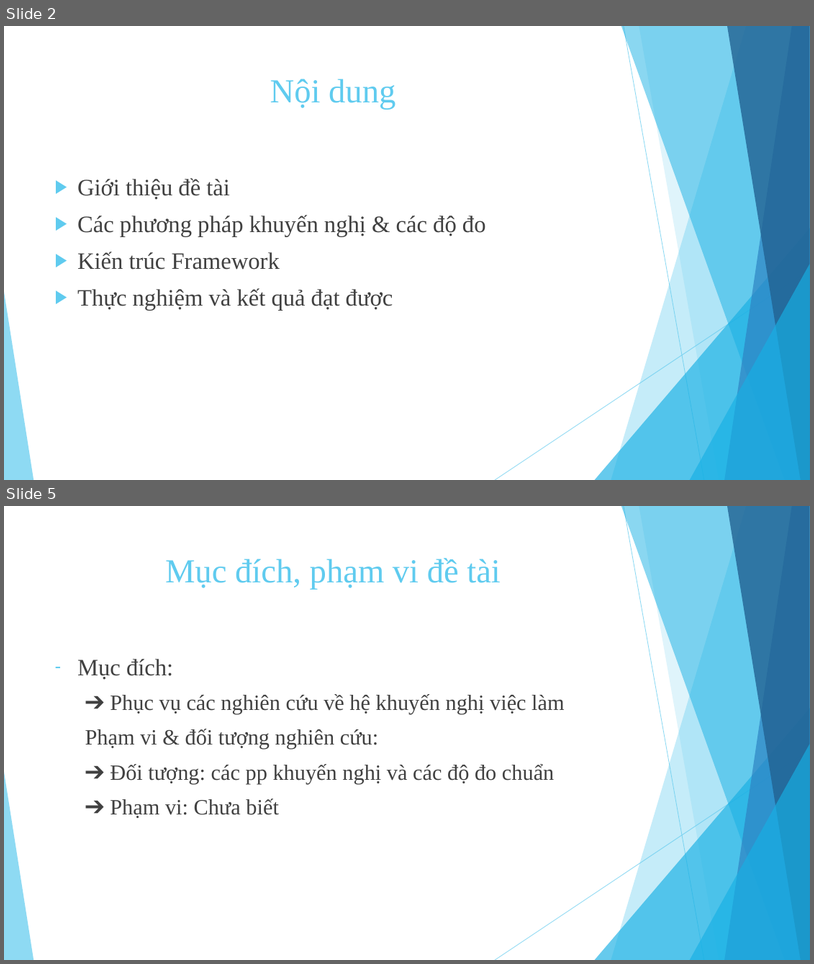
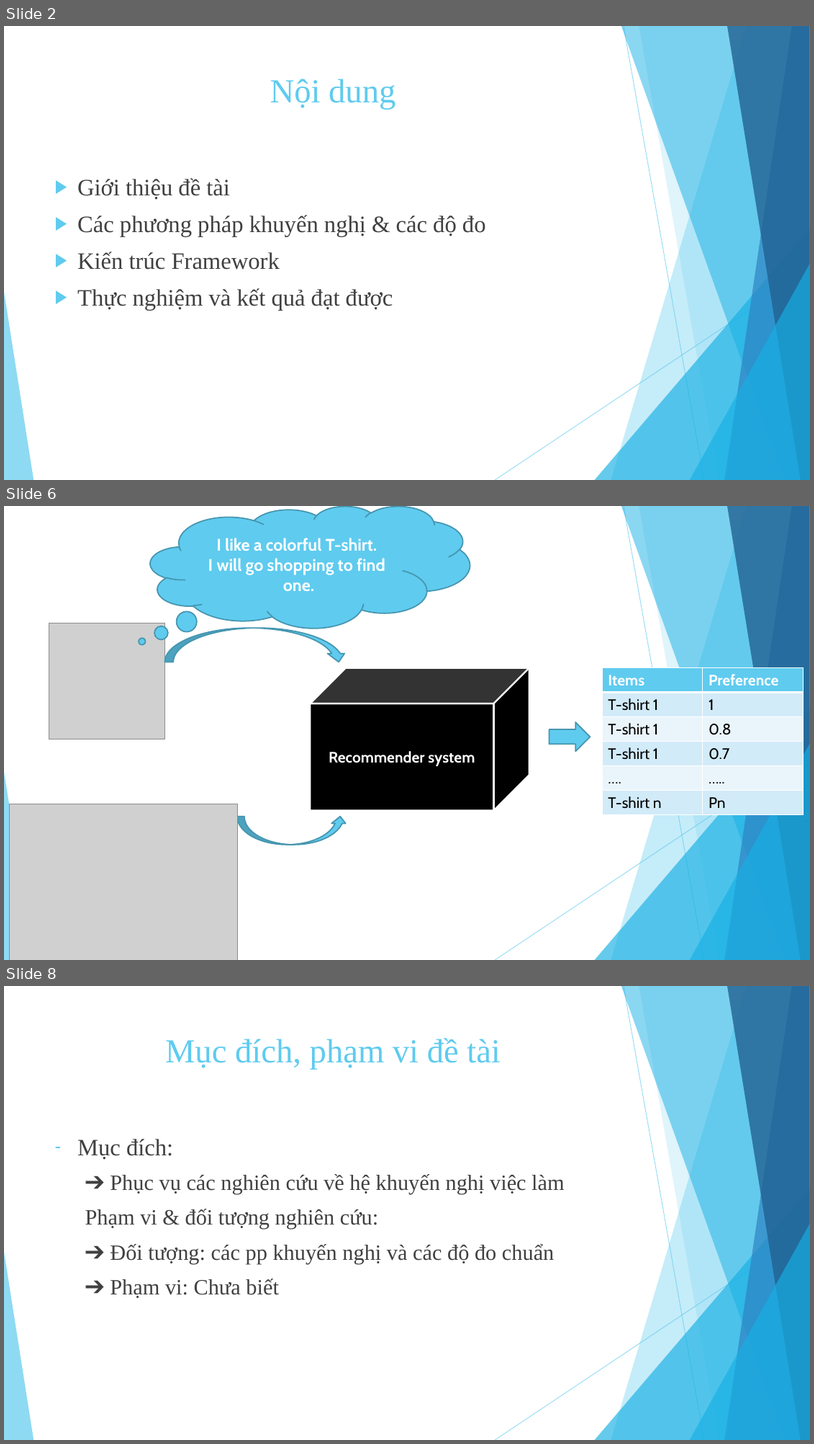
Before and after one commit to tuyennta/JobRecSys, a slide deck: Documents/Báo cáo/Bao cao KLTN.pptx. Shown one above the other, each under a label of ours: slides 2 and 5 before the commit, slides 2, 6 and 8 after it; the slides between them are not shown. The pictures are 814x964 and 814x1444 pixels, drawn with LibreOffice and Linux fonts; fonts in the diff are those of the drawing; grey boxes stand for pictures. Boxes give left, top, right and bottom in pixels: in the first picture for what was removed or moved away, otherwise in the second. Text is boxed around its words. In the diff, an @@ line names an element or a change of style, - is before the commit and + after.

```diff
--- a/Documents/Báo cáo/Bao cao KLTN.pptx
+++ b/Documents/Báo cáo/Bao cao KLTN.pptx
@@ slide 6 added at (x1=4, y1=506, x2=810, y2=960), background #FFFFFF; not listed: 10 template elements that a slide beside it also shows @@
@@ thought cloud added at (x1=150, y1=506, x2=471, y2=628), fill #5FCBEF, outline #4696B1 1.5 pt, 20 pt, text #FFFFFF, bold @@
+I like a colorful T-shirt.
+I will go shopping to find one.
@@ picture added at (x1=49, y1=623, x2=165, y2=739) @@
@@ curved down arrow added at (x1=165, y1=628, x2=347, y2=662), fill #5FCBEF, outline #4696B1 1.5 pt @@
@@ cube added at (x1=310, y1=667, x2=529, y2=811), fill #000000, outline #FFFFFF 2 pt, 18 pt, text #FFFFFF, bold @@
+Recommender system
@@ table added at (x1=602, y1=667, x2=803, y2=815), 6 rows, 2 columns @@
+Items | Preference
+T-shirt 1 | 1
+T-shirt 1 | 0.8
+T-shirt 1 | 0.7
+…. | …..
+T-shirt n | Pn
@@ right arrow added at (x1=550, y1=722, x2=591, y2=751), fill #5FCBEF, outline #4696B1 1.5 pt @@
@@ picture added at (x1=10, y1=803, x2=237, y2=960) @@
@@ curved up arrow added at (x1=237, y1=816, x2=347, y2=845), fill #5FCBEF, outline #4696B1 1.5 pt @@
@@ what was slide 5 is now slide 8 @@
```
Also in this commit, not shown: 4 slides changed, 3 other slides added, 1 slide removed.
